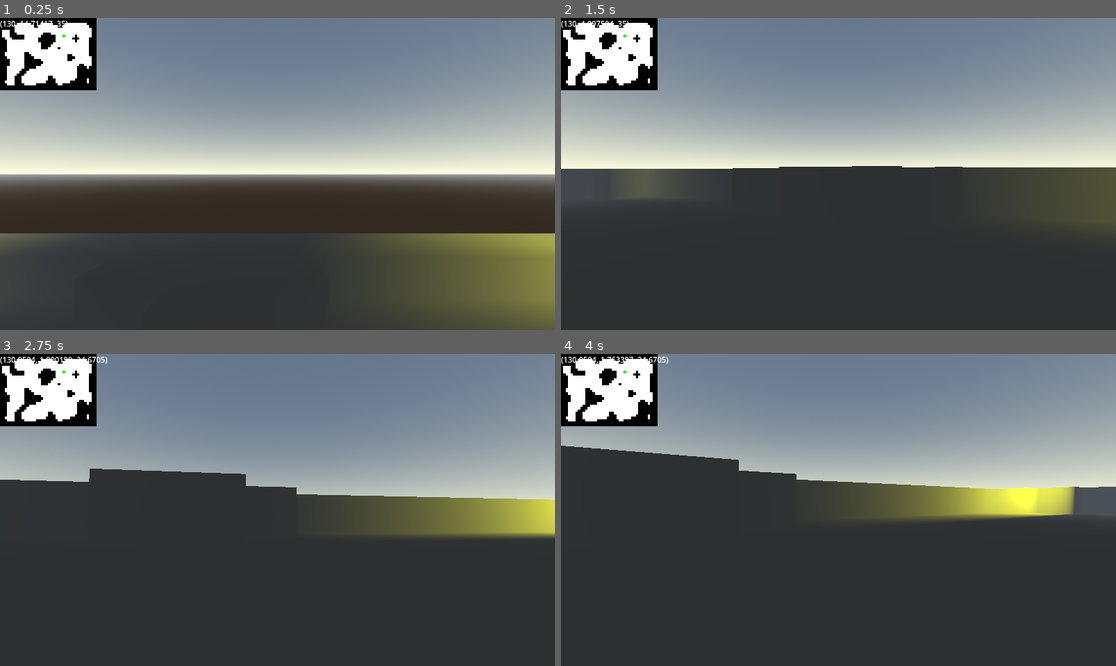
Above: before the commit, frames 1-4 (two rows, left to right).
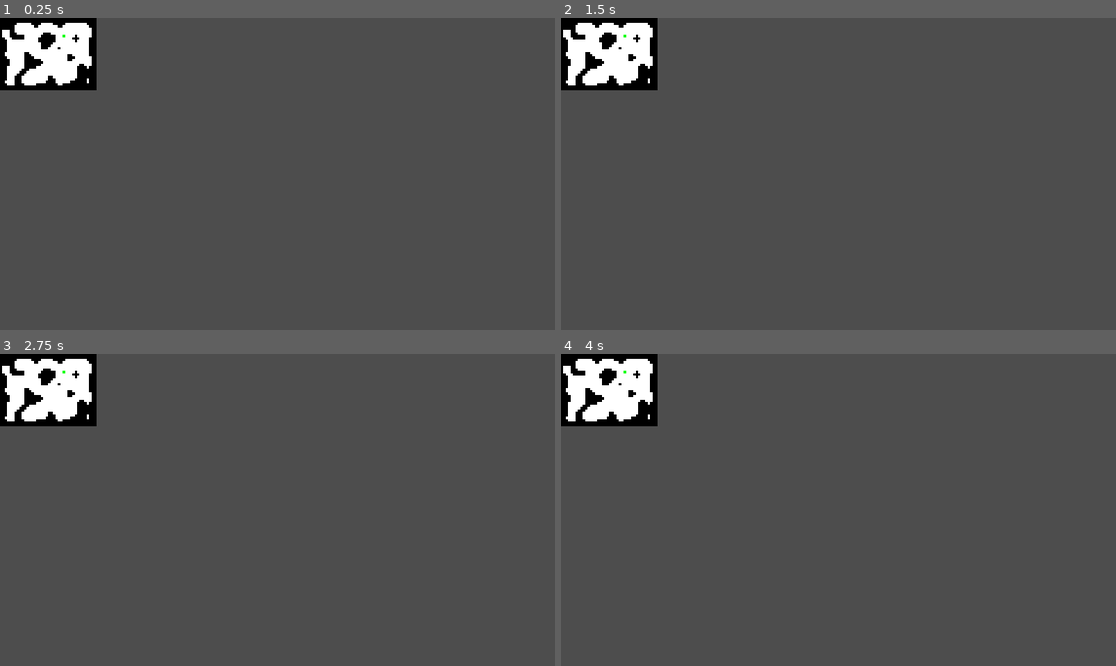
Above: after the commit, the same moments.

Repository: davi-i/tamj-terrain-caves
Game: Godot game, scene res://cavemain.tscn
The game is run twice, just before and just after one commit, with the same random seed, the same clock (stepped at 60 frames per second) and the same inputs. This scene is started directly instead of the project's main scene.
Inputs (mouse positions are in pixels of both pictures, inside the frame that each line leads up to):
- Up to frame 1 (0.25 s): no input
- Up to frame 2 (1.5 s): move the mouse to (866, 174) at 0.52 s; hold Z (Subir) 0.53-1.28 s; hold Up (ui_up) from 0.53 s (still down); tap Space (jump) at 0.77 s; move the mouse to (810, 174) at 1.27 s; click (810, 174) at 1.35 s
- Up to frame 3 (2.75 s): keep holding Up (ui_up); tap Space (jump) at 1.52 s; tap Enter at 2 s; move the mouse to (288, 503) at 2.02 s; tap W (foward) at 2.1 s
- Up to frame 4 (4 s): keep holding Up (ui_up); tap Space (jump) at 2.75, 3.02, 3.77 s; move the mouse to (832, 516) at 2.77 s; tap Shift (run) at 2.85 s; move the mouse to (877, 513) at 3.52 s; hold Z (Subir) from 3.53 s (still down)

The runs differ from the first frame. In frame 1, 81% of the frame differs, in the area x 0-100%, y 0-100%; in frame 2, 90%; in frame 3, 94%; in frame 4, 94%.

Commit message:
move inside cave

Diff:
--- a/scenes/cave_generator.tscn
+++ b/scenes/cave_generator.tscn
@@ -1,10 +1,7 @@
-[gd_scene load_steps=3 format=3 uid="uid://dtoxvypjdkgtn"]
+[gd_scene load_steps=2 format=3 uid="uid://dtoxvypjdkgtn"]
 
 [ext_resource type="Script" path="res://scripts/cave_generator.gd" id="1_xvg2y"]
-[ext_resource type="PackedScene" uid="uid://bqk4mcip5cxse" path="res://scenes/player.tscn" id="2_actub"]
 
 [node name="Cave_Generator" type="StaticBody3D"]
 script = ExtResource("1_xvg2y")
 seed = 200
-
-[node name="Player" parent="." instance=ExtResource("2_actub")]
--- a/scripts/cave_entrance.gd
+++ b/scripts/cave_entrance.gd
@@ -4,7 +4,7 @@
 
 var time_factor = 0.0
 
-var cave_res = preload("res://scenes/cave.tscn")
+var cave_res = preload("res://scenes/cave_generator.tscn")
 
 func _process(delta: float) -> void:
 	time_factor += delta * speed
@@ -17,10 +17,14 @@
 	if body is not Player:
 		return
 	print("entered", body)
-	var root = get_tree().root
-	var player = root.find_child("Player", true, false)
-	player.get_parent().remove_child(player)
+	var main = get_tree().root.get_node("Main")
+	var terrain = main.get_node("TerrainGenerator")
+	terrain.process_mode = Node.PROCESS_MODE_DISABLED
+	terrain.visible = false
 	var cave = cave_res.instantiate()
-	root.add_child(cave)
-	cave.add_child(player)
-	cave.global_position = Vector3(global_position.x, global_position.y - 500, global_position.z)
+	cave.seed = hash(global_position)
+	main.add_child(cave)
+	#cave.add_child(player)
+	#get_tree().change_scene_to_packed(cave)
+	#root.add_child(cave)
+	#cave.global_position = Vector3(global_position.x, global_position.y - 500, global_position.z)
--- a/scripts/cave_generator.gd
+++ b/scripts/cave_generator.gd
@@ -73,7 +73,7 @@
 		start_position = valid_positions[rng.randi() % valid_positions.size()]
 
 func move_player_to_start():
-	var player_node = $Player
+	var player_node = get_tree().root.find_child("Player", true, false)
 	if player_node:
 		var player_pos_x = start_position.x * CELL_SIZE
 		var player_pos_z = start_position.y * CELL_SIZE
